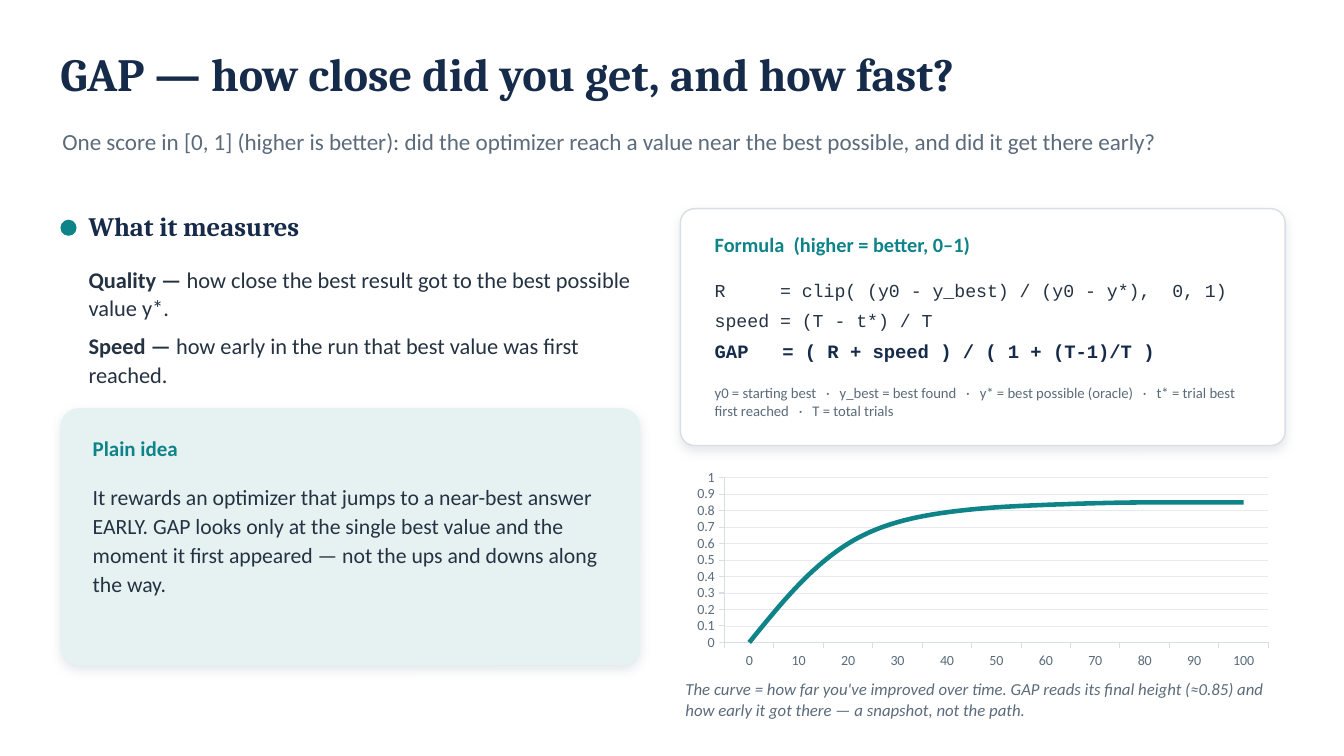
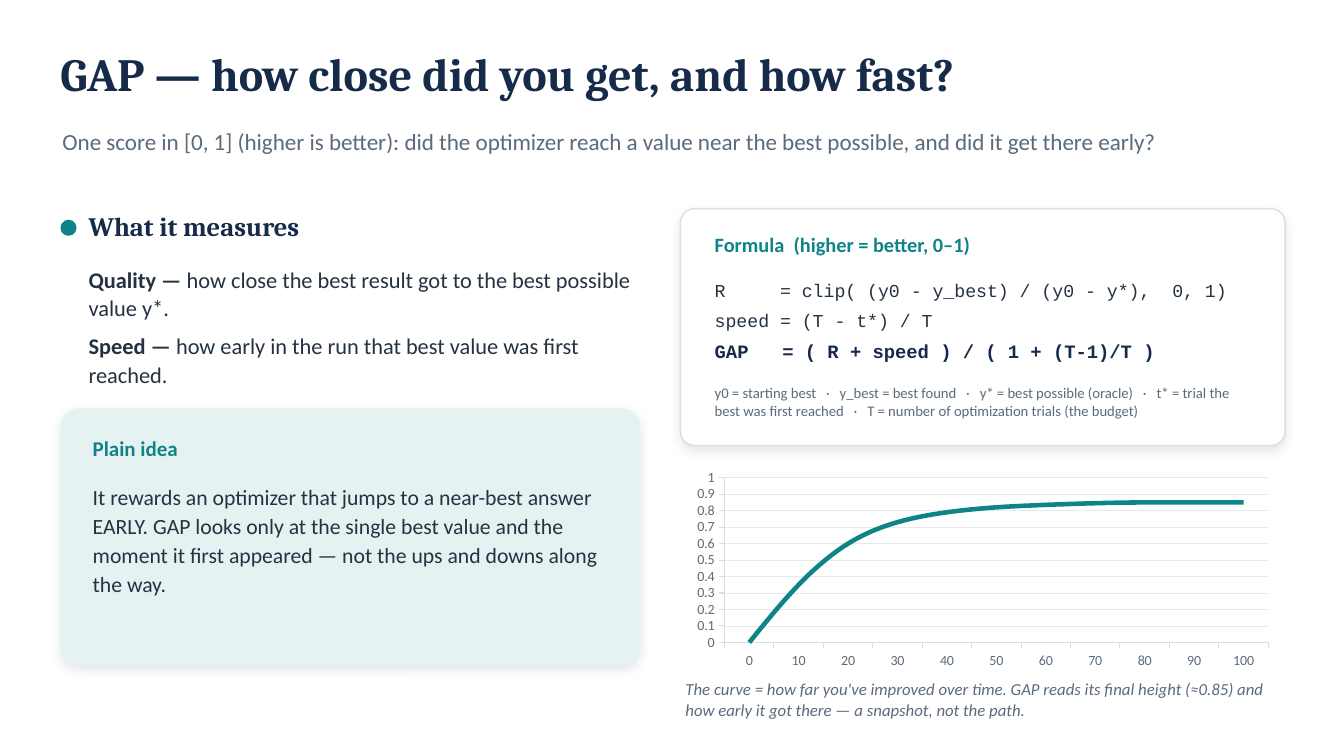
Before and after one commit to fmfsa/ccbo, a slide deck: slide 1 of slides/GAP_PA-GAP_explainer.pptx. Drawn at 1344x756 pixels with LibreOffice and Linux fonts; fonts in the diff are those of the drawing. Boxes give left, top, right and bottom in pixels: in the first picture for what was removed or moved away, otherwise in the second. Text is boxed around its words. In the diff, an @@ line names an element or a change of style, - is before the commit and + after.

```diff
--- a/slides/GAP_PA-GAP_explainer.pptx
+++ b/slides/GAP_PA-GAP_explainer.pptx
@@ text at (x1=715, y1=387, x2=1230, y2=419): text changed @@
-y0 = starting best · y_best = best found · y* = best possible (oracle) · t* = trial best first reached · T = total trials
+y0 = starting best · y_best = best found · y* = best possible (oracle) · t* = trial the best was first reached · T = number of optimization trials (the budget)
```
Also in this commit, not shown: 1 other slide changed, 4 slides added, 16 other files.
